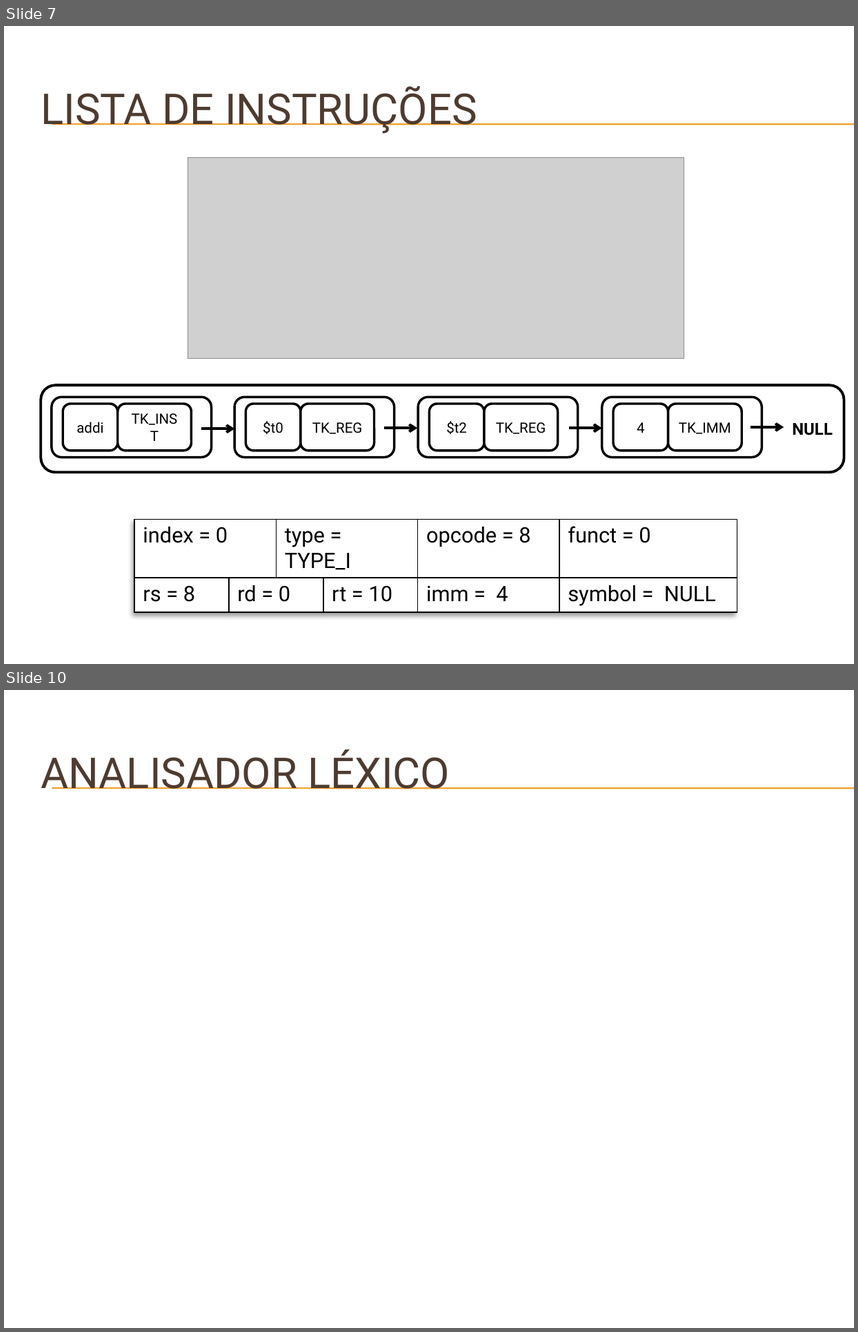
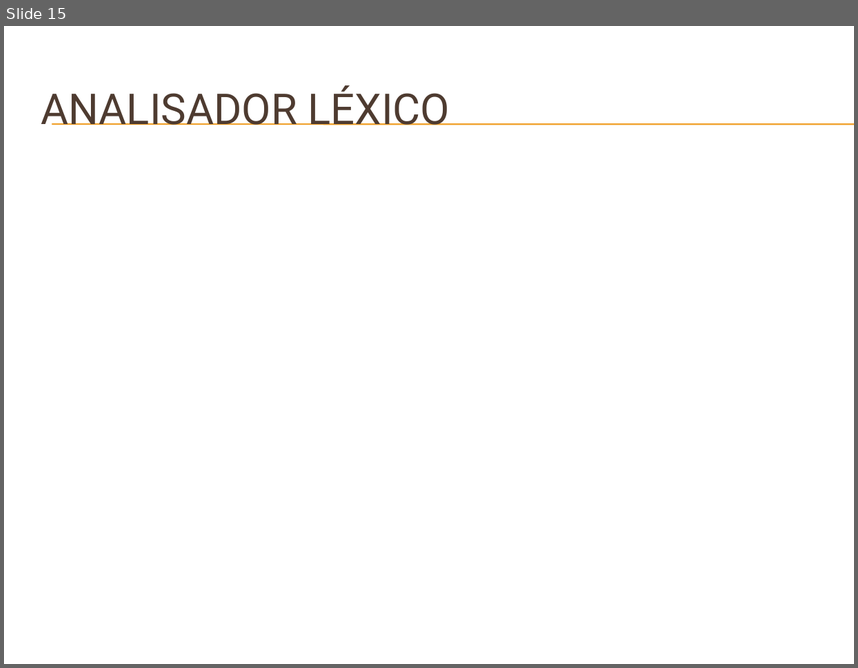
Before and after one commit to badershs/mips-assembler-unb, a slide deck: doc/Apresentação do GMAG – Software Básico.pptx. Shown one above the other, each under a label of ours: slides 7 and 10 before the commit, slide 15 after it; the slides between them are not shown. The pictures are 858x1332 and 858x668 pixels, drawn with LibreOffice and Linux fonts; fonts in the diff are those of the drawing; grey boxes stand for pictures; background and template pictures are left out. Boxes give left, top, right and bottom in pixels: in the first picture for what was removed or moved away, otherwise in the second. Text is boxed around its words. In the diff, an @@ line names an element or a change of style, - is before the commit and + after.

```diff
--- a/doc/Apresentação do GMAG – Software Básico.pptx
+++ b/doc/Apresentação do GMAG – Software Básico.pptx
@@ slide 7 removed at <box>4,26,854,664</box>, background picture (left out); not listed: 2 template elements that a slide beside it also shows @@
@@ title removed at <box>41,86,477,134</box> @@
-LISTA DE INSTRUÇÕES
@@ picture removed at <box>188,158,685,359</box> @@
@@ rounded rectangle removed at <box>41,385,844,472</box> @@
@@ rounded rectangle removed at <box>52,397,212,457</box> @@
@@ rounded rectangle removed at <box>234,397,394,457</box> @@
@@ rounded rectangle removed at <box>418,397,578,457</box> @@
@@ rounded rectangle removed at <box>602,397,762,457</box> @@
@@ rounded rectangle removed at <box>63,403,118,450</box> @@
-addi
@@ rounded rectangle removed at <box>118,403,192,450</box> @@
-TK_INST
@@ rounded rectangle removed at <box>245,403,301,450</box> @@
-$t0
@@ rounded rectangle removed at <box>301,403,375,450</box> @@
-TK_REG
@@ rounded rectangle removed at <box>429,403,484,450</box> @@
-$t2
@@ rounded rectangle removed at <box>484,403,558,450</box> @@
-TK_REG
@@ rounded rectangle removed at <box>613,403,668,450</box> @@
-4
@@ rounded rectangle removed at <box>668,403,742,450</box> @@
-TK_IMM
@@ arrow removed from (201, 428) to (234, 428) @@
@@ arrow removed from (384, 428) to (417, 428) @@
@@ arrow removed from (569, 428) to (602, 428) @@
@@ arrow removed from (751, 428) to (784, 428) @@
@@ text removed at <box>792,423,833,435</box> @@
-NULL
@@ table removed at <box>135,519,738,608</box>, 2 rows, 6 columns @@
-index = 0 |  | type = TYPE_I |  | opcode = 8 | funct = 0
-rs = 8 | rd = 0 |  | rt = 10 | imm = 4 | symbol = NULL
@@ what was slide 10 is now slide 15 @@
```
Also in this commit, not shown: 2 slides changed, 16 slides added, 14 other slides removed.
